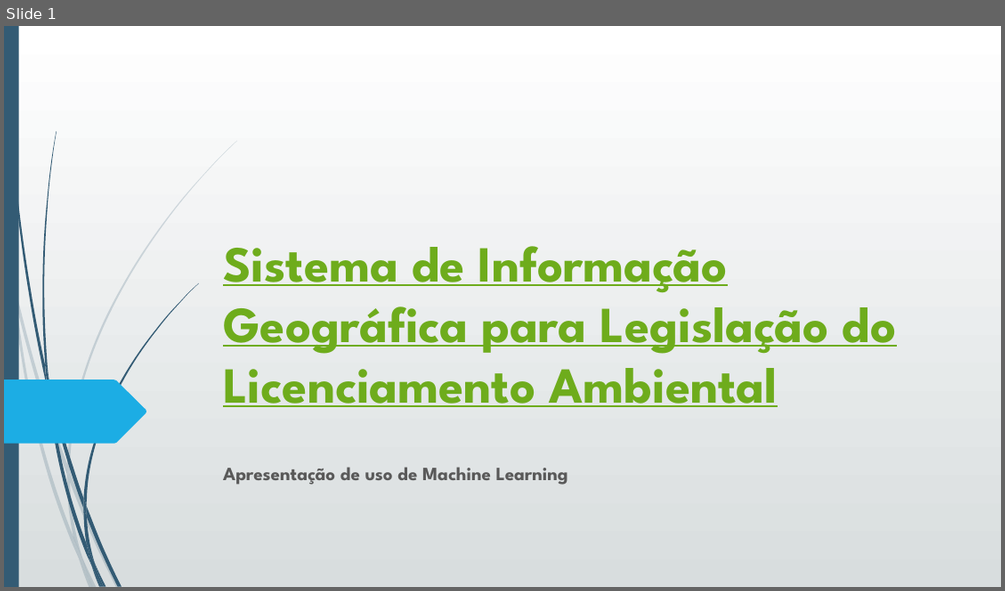
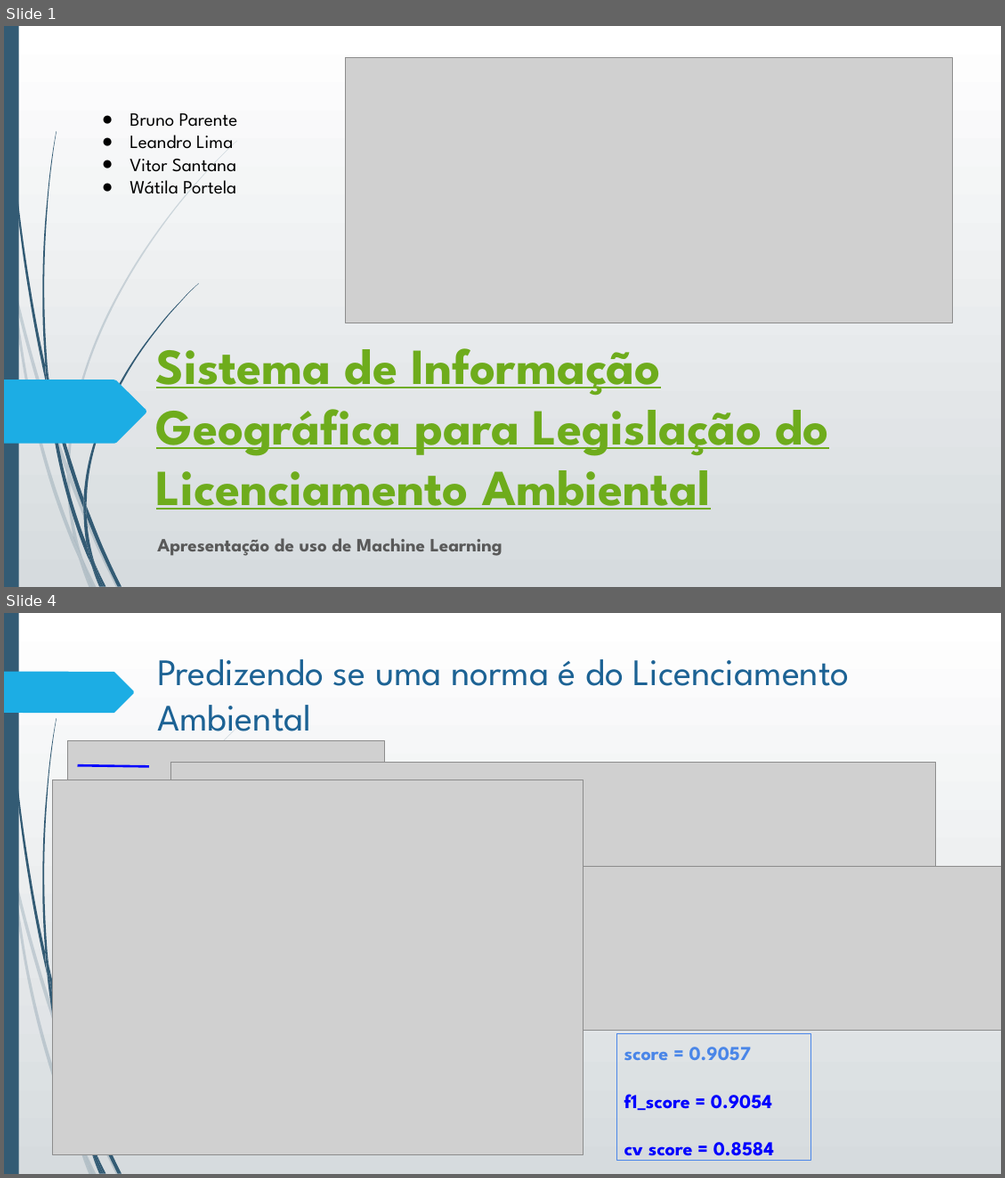
Before and after one commit to leoexcelsus/siglla_phase2, a slide deck: siglla fase2.pptx. Shown one above the other, each under a label of ours: slide 1 before the commit, slides 1 and 4 after it; the slides between them are not shown. The pictures are 1005x591 and 1005x1178 pixels, drawn with LibreOffice and Linux fonts; fonts in the diff are those of the drawing; grey boxes stand for pictures. Boxes give left, top, right and bottom in pixels: in the first picture for what was removed or moved away, otherwise in the second. Text is boxed around its words. In the diff, an @@ line names an element or a change of style, - is before the commit and + after.

```diff
--- a/siglla fase2.pptx
+++ b/siglla fase2.pptx
@@ slide 4 added at <box>4,613,1001,1174</box>, background gradient #FFFFFF to #D6DBDE; not listed: 18 template elements that a slide beside it also shows @@
@@ title added at <box>157,659,849,742</box>, 36 pt, text #1C6294 @@
+Predizendo se uma norma é do Licenciamento Ambiental
@@ freeform shape added at <box>4,672,134,713</box>, fill #1CADE4 @@
@@ picture added at <box>67,740,385,947</box> @@
@@ line added from (77, 765) to (149, 766), #0000FF 2.25 pt @@
@@ picture added at <box>170,762,936,925</box> @@
@@ picture added at <box>53,780,582,1155</box> @@
@@ picture added at <box>57,867,1001,1030</box> @@
@@ rectangle added at <box>616,1033,811,1160</box>, outline #4A86E8 0.75 pt, 19 pt, text #0000FF, bold @@
+score = 0.9057
+f1_score = 0.9054
+cv score = 0.8584
@@ slide 1 changed as well @@
@@ background gradient #FFFFFF to #D7DDE0 to gradient #FFFFFF to #D6DBDE @@
@@ picture added at <box>345,58,952,323</box> @@
@@ text added at <box>129,113,238,199</box>, 18 pt, text #000000 @@
+● Bruno Parente
+● Leandro Lima
+● Vitor Santana
+● Wátila Portela
@@ title "Sistema de Informação Geográfica para ...": place and size @@
-title "Sistema de Informação Geográfica para ..." at <box>223,246,897,407</box>
+title "Sistema de Informação Geográfica para ..." at <box>156,348,829,509</box>
@@ subtitle "Apresentação de uso de Machine ...": place and size @@
-subtitle "Apresentação de uso de Machine ..." at <box>223,467,568,484</box>
+subtitle "Apresentação de uso de Machine ..." at <box>157,538,502,556</box>
@@ subtitle "Apresentação de uso de Machine ..." at <box>157,538,502,556</box>: less space between paragraphs @@
```
Also in this commit, not shown: 2 other slides changed, 6 other slides added, 3 slides removed.
